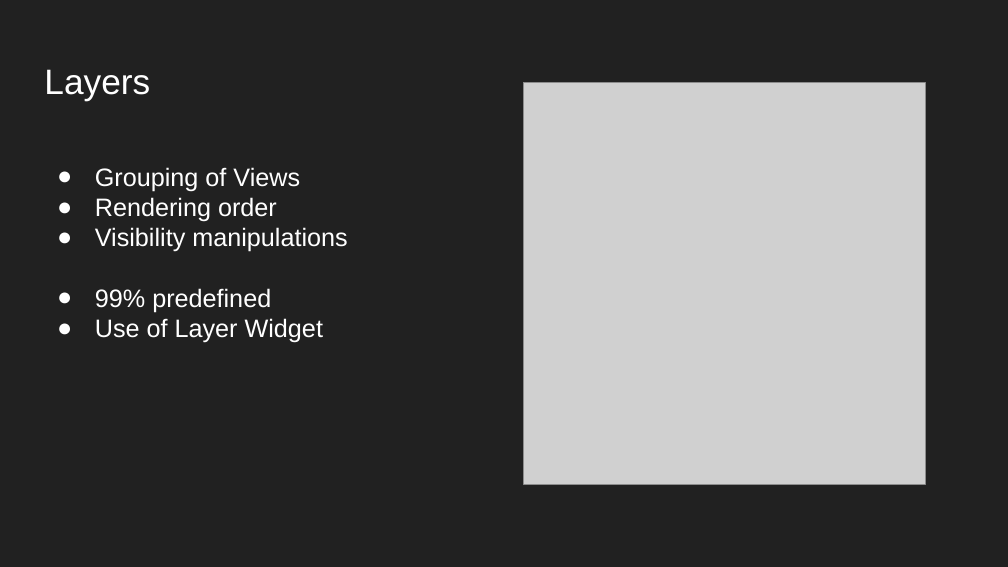
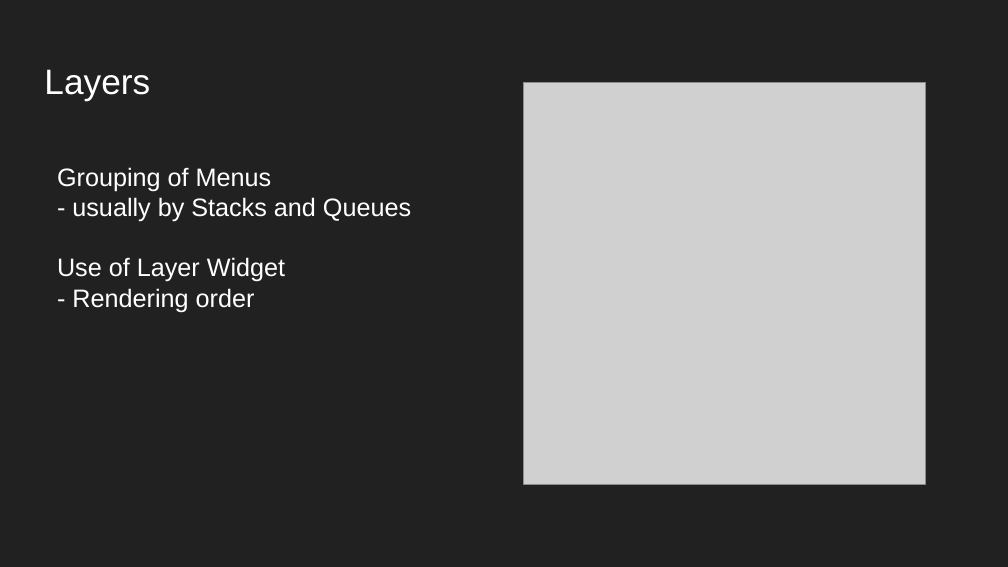
Before and after one commit to WotanCZ/MFF_UE_Lecture, a slide deck: slide 7 of UI/Unreal Engine Lecture - UI.pptx (slide 8 before the commit). Drawn at 1008x567 pixels with LibreOffice and Linux fonts; fonts in the diff are those of the drawing; grey boxes stand for pictures; background and template pictures are left out. Boxes give left, top, right and bottom in pixels: in the first picture for what was removed or moved away, otherwise in the second. Text is boxed around its words. In the diff, an @@ line names an element or a change of style, - is before the commit and + after.

```diff
--- a/UI/Unreal Engine Lecture - UI.pptx
+++ b/UI/Unreal Engine Lecture - UI.pptx
@@ title at (x1=57, y1=167, x2=411, y2=312): text changed @@
-● Grouping of Views
-● Rendering order
-● Visibility manipulations
-● 99% predefined
-● Use of Layer Widget
+Grouping of Menus
+- usually by Stacks and Queues
+Use of Layer Widget
+- Rendering order
```
Also in this commit, not shown: 6 other slides changed, 4 slides added, 2 slides removed, 2 other files.
